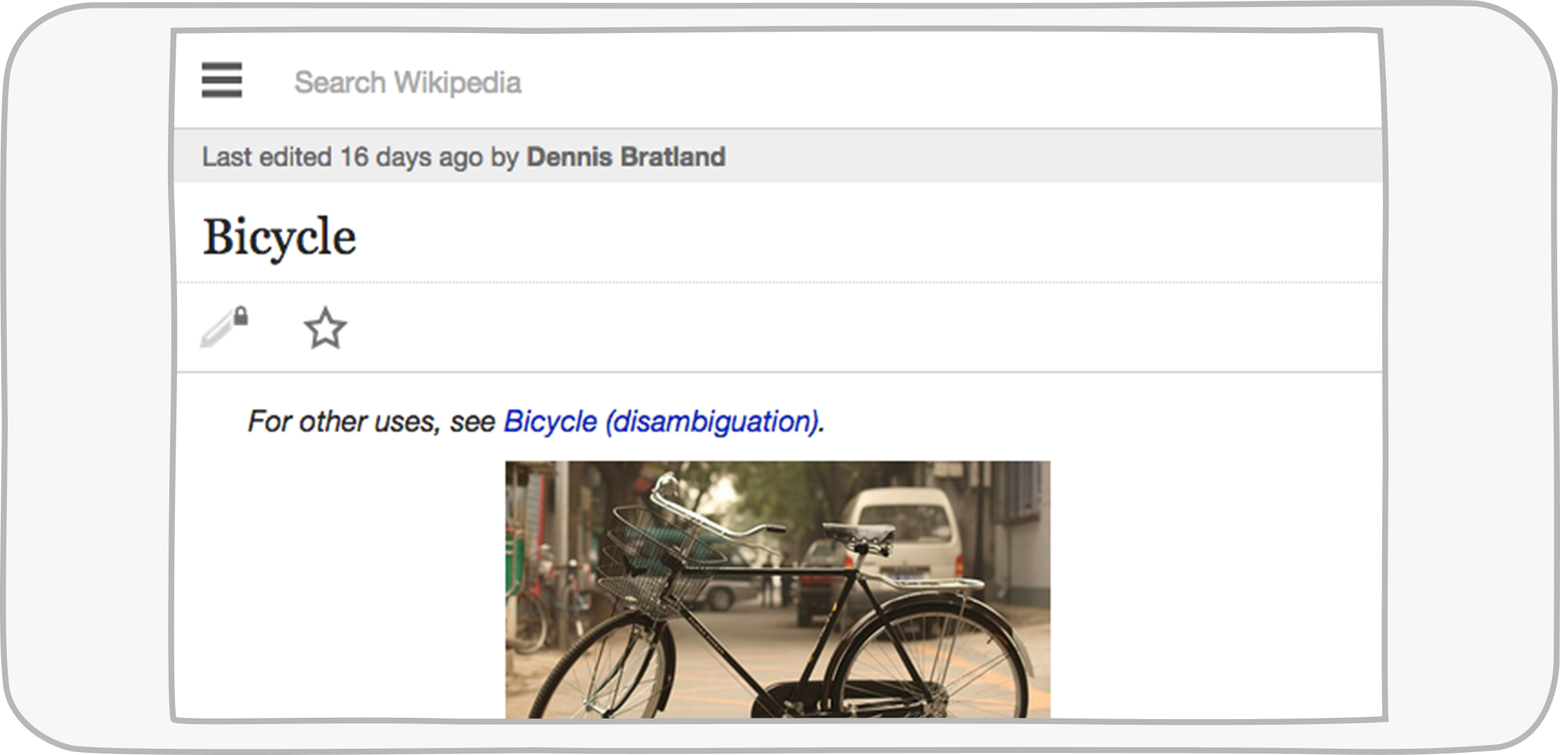
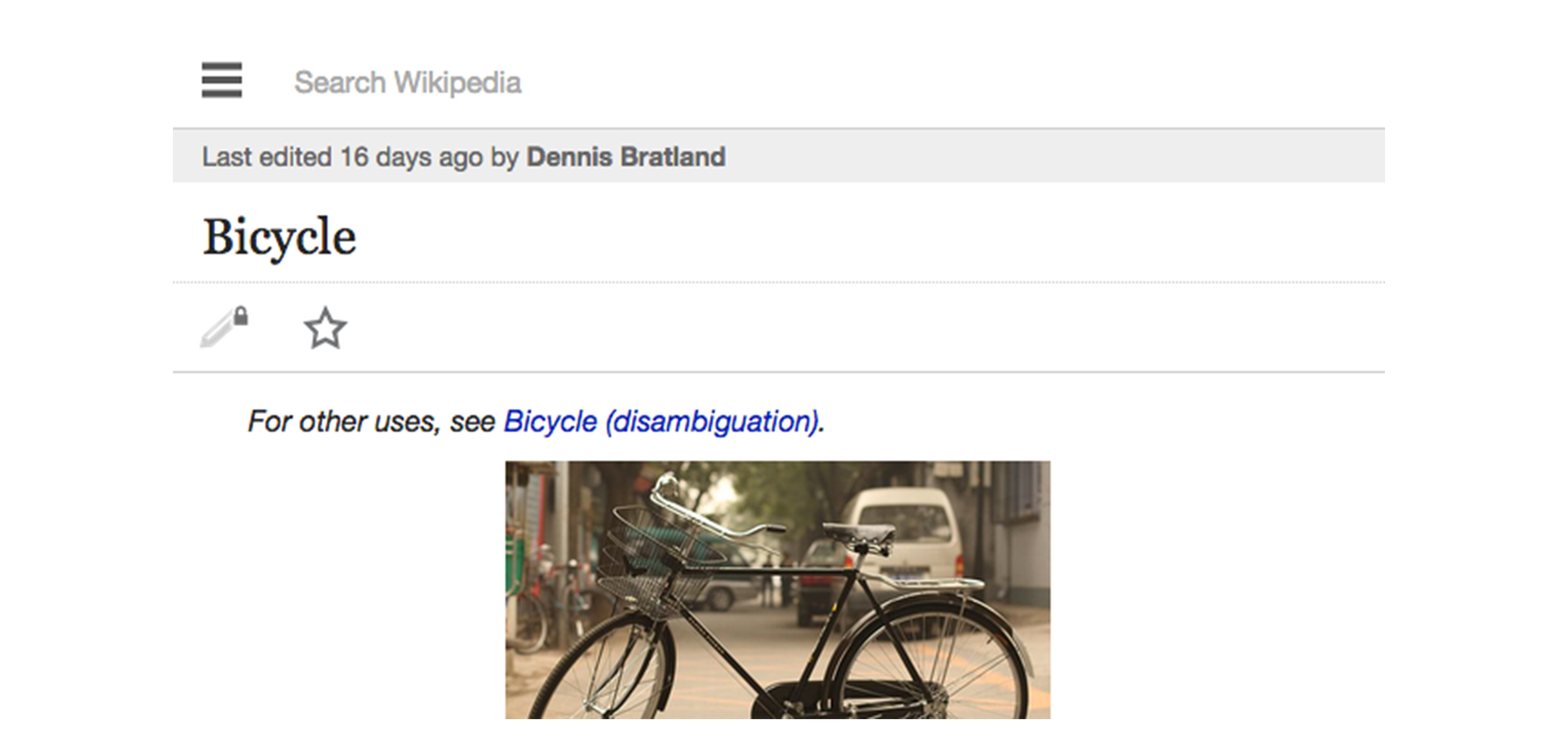
Before/after of a 1560 x 755 layered artwork. What changed in the layer stack:
hid "phone" over [left=0, top=0, right=1560, bottom=755]
